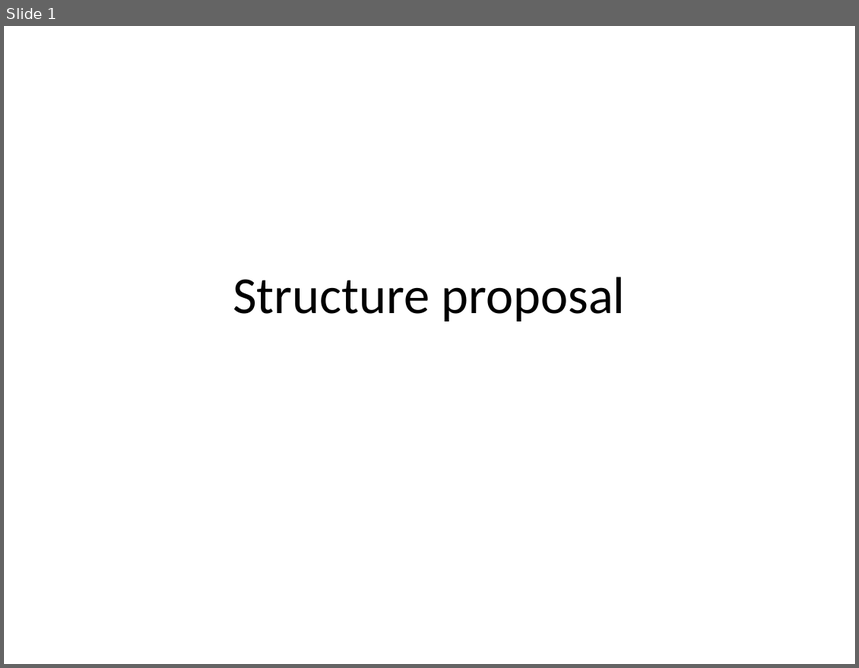
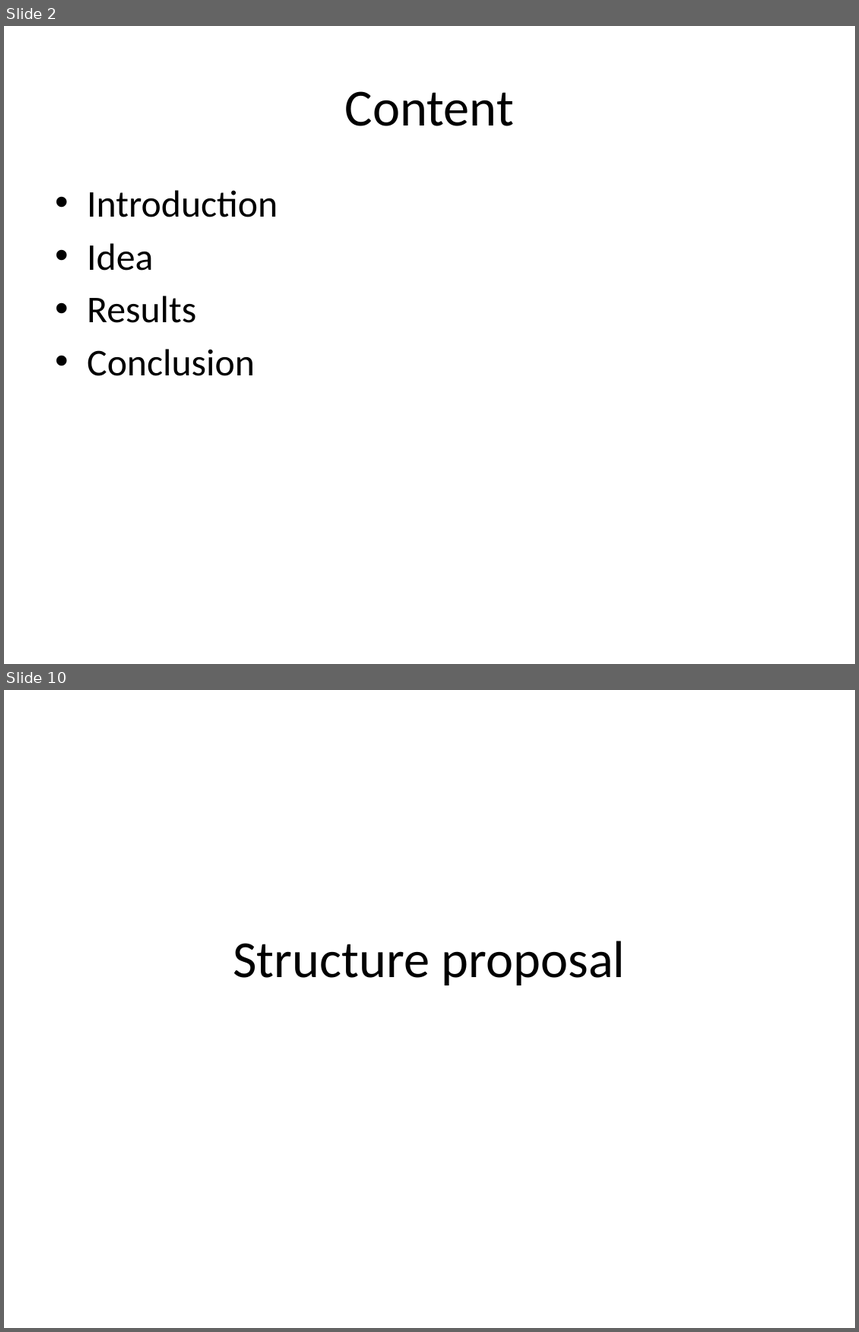
Before and after one commit to EleSwag/Elias-und-Mario, a slide deck: presentation/Test.pptx. Shown one above the other, each under a label of ours: slide 1 before the commit, slides 2 and 10 after it; the slides between them are not shown. The pictures are 859x668 and 859x1332 pixels, drawn with LibreOffice and Linux fonts; fonts in the diff are those of the drawing. Boxes give left, top, right and bottom in pixels: in the first picture for what was removed or moved away, otherwise in the second. Text is boxed around its words. In the diff, an @@ line names an element or a change of style, - is before the commit and + after.

```diff
--- a/presentation/Test.pptx
+++ b/presentation/Test.pptx
@@ slide 2 added at (4, 26, 855, 664), background #FFFFFF @@
@@ title added at (345, 91, 514, 126), 44 pt, text #000000 @@
+Content
@@ text added at (87, 190, 278, 376), 32 pt, text #000000 @@
+• Introduction
+• Idea
+• Results
+• Conclusion
@@ what was slide 1 is now slide 10 @@
```
Also in this commit, not shown: 1 slide changed, 8 other slides added, 1 other file.
